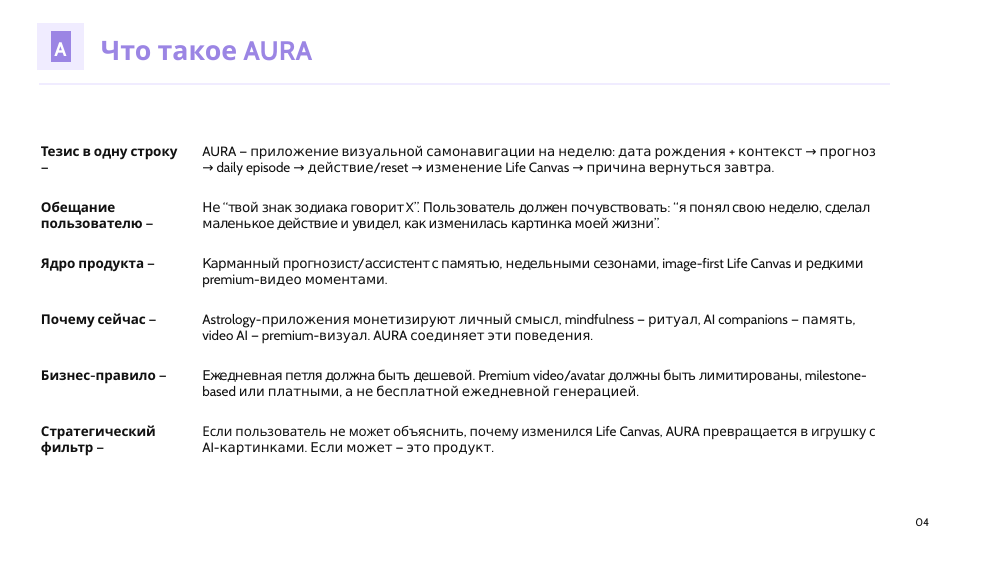
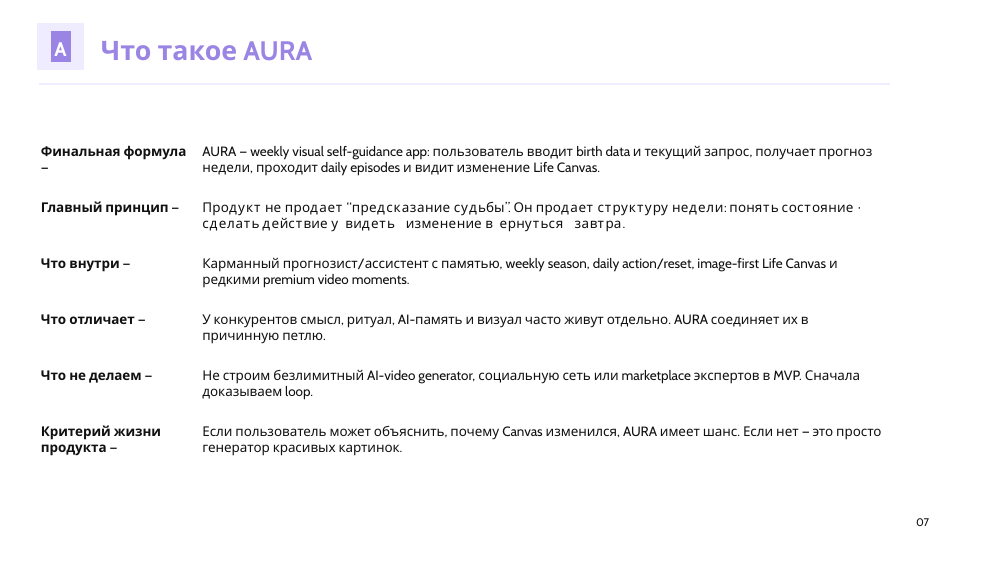
Before and after one commit to kirbudilov01/alina-research, a slide deck: slide 7 of output/pptx/AURA_TRENDVI_STYLE_DECK.pptx (slide 4 before the commit). Drawn at 1008x567 pixels with LibreOffice and Linux fonts; fonts in the diff are those of the drawing. Boxes give left, top, right and bottom in pixels: in the first picture for what was removed or moved away, otherwise in the second. Text is boxed around its words. In the diff, an @@ line names an element or a change of style, - is before the commit and + after.

Commit message:
Strengthen AURA product narrative and validation roadmap

```diff
--- a/output/pptx/AURA_TRENDVI_STYLE_DECK.pptx
+++ b/output/pptx/AURA_TRENDVI_STYLE_DECK.pptx
@@ text at [41, 145, 187, 160]: text changed @@
-Тезис в одну строку —
+Финальная формула —
@@ text at [202, 145, 873, 176]: text changed @@
-AURA — приложение визуальной самонавигации на неделю: дата рождения + контекст → прогноз → daily episode → действие/reset → изменение Life Canvas → причина вернуться завтра.
+AURA — weekly visual self-guidance app: пользователь вводит birth data и текущий запрос, получает прогноз недели, проходит daily episodes и видит изменение Life Canvas.
@@ text at [41, 201, 168, 216]: text changed @@
-Обещание пользователю —
+Главный принцип —
@@ text at [265, 202, 533, 228]: text changed @@
-Не “твой знак зодиака говорит X”. Пользователь должен почувствовать: “я понял свою неделю, сделал маленькое действие и увидел, как изменилась картинка моей жизни”.
+Продукт не продает “предсказание судьбы”. Он продает структуру недели: понять состояние → сделать действие → увидеть изменение → вернуться завтра.
@@ text at [41, 258, 119, 272]: text changed @@
-Ядро продукта —
+Что внутри —
@@ text at [202, 257, 838, 288]: text changed @@
-Карманный прогнозист/ассистент с памятью, недельными сезонами, image-first Life Canvas и редкими premium-видео моментами.
+Карманный прогнозист/ассистент с памятью, weekly season, daily action/reset, image-first Life Canvas и редкими premium video moments.
@@ text at [41, 314, 135, 324]: text changed @@
-Почему сейчас —
+Что отличает —
@@ text at [202, 314, 809, 344]: text changed @@
-Astrology-приложения монетизируют личный смысл, mindfulness — ритуал, AI companions — память, video AI — premium-визуал. AURA соединяет эти поведения.
+У конкурентов смысл, ритуал, AI-память и визуал часто живут отдельно. AURA соединяет их в причинную петлю.
@@ text at [41, 370, 142, 383]: text changed @@
-Бизнес-правило —
+Что не делаем —
@@ text at [202, 370, 860, 399]: text changed @@
-Ежедневная петля должна быть дешевой. Premium video/avatar должны быть лимитированы, milestone-based или платными, а не бесплатной ежедневной генерацией.
+Не строим безлимитный AI-video generator, социальную сеть или marketplace экспертов в MVP. Сначала доказываем loop.
@@ text at [41, 425, 161, 456]: text changed @@
-Стратегический фильтр —
+Критерий жизни продукта —
@@ text at [202, 425, 881, 456]: text changed @@
-Если пользователь не может объяснить, почему изменился Life Canvas, AURA превращается в игрушку с AI-картинками. Если может — это продукт.
+Если пользователь может объяснить, почему Canvas изменился, AURA имеет шанс. Если нет — это просто генератор красивых картинок.
@@ text at [916, 518, 929, 526]: text changed @@
-04
+07
```
Also in this commit, not shown: 34 other slides changed, 7 slides added, 4 other files.
